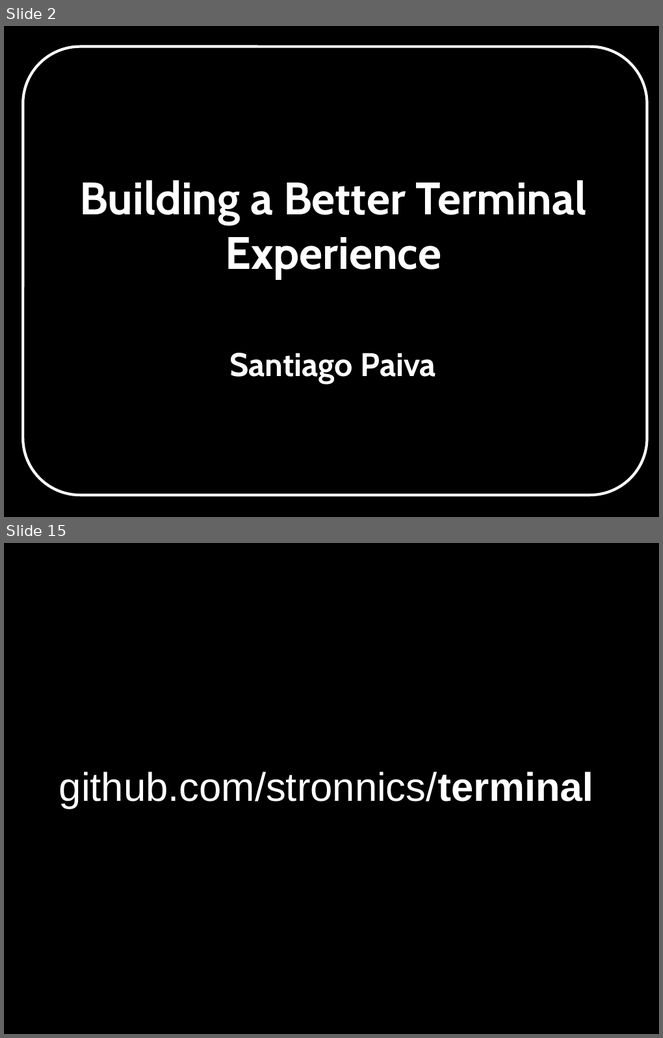
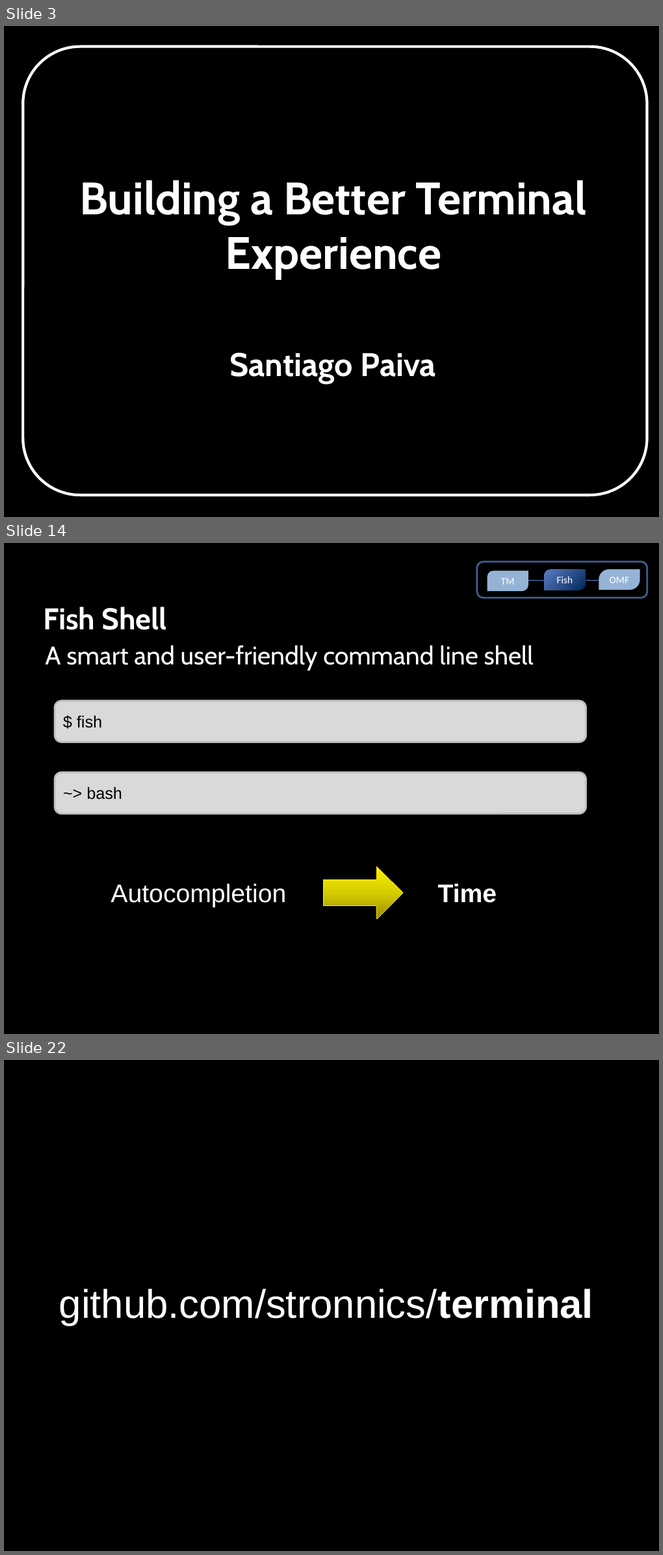
Before and after one commit to paiva/terminal, a slide deck: presentation/terminal.pptx. Shown one above the other, each under a label of ours: slides 2 and 15 before the commit, slides 3, 14 and 22 after it; the slides between them are not shown. The pictures are 663x1038 and 663x1555 pixels, drawn with LibreOffice and Linux fonts; fonts in the diff are those of the drawing. Boxes give left, top, right and bottom in pixels: in the first picture for what was removed or moved away, otherwise in the second. Text is boxed around its words. In the diff, an @@ line names an element or a change of style, - is before the commit and + after.

```diff
--- a/presentation/terminal.pptx
+++ b/presentation/terminal.pptx
@@ slide 14 added at bbox=[4, 543, 659, 1034], background #000000 @@
@@ rounded rectangle added at bbox=[477, 562, 648, 598], outline #3A5F8B 2.01 pt @@
@@ round diag rect added at bbox=[488, 570, 529, 591], fill #95B3D7, 11 pt, text #FFFFFF @@
+TM
@@ line added from (528, 580) to (545, 580), #4A7EBB 0.74 pt @@
@@ round diag rect added at bbox=[545, 570, 586, 590], fill gradient #5E7CC4 to #00295C, 11 pt, text #FFFFFF @@
+Fish
@@ line added from (586, 580) to (599, 580), #4A7EBB 0.74 pt @@
@@ round diag rect added at bbox=[599, 569, 640, 590], fill #95B3D7, 11 pt, text #FFFFFF @@
+OMF
@@ text added at bbox=[43, 607, 167, 630], 33 pt, text #FFFFFF, bold @@
+Fish Shell
@@ text added at bbox=[45, 645, 534, 671], 28 pt, text #FFFFFF @@
+A smart and user-friendly command line shell
@@ rounded rectangle added at bbox=[55, 701, 586, 742], fill #D9D9D9, outline #BFBFBF 2 pt, 18 pt, text #000000 @@
+$ fish
@@ rounded rectangle added at bbox=[55, 772, 586, 813], fill #D9D9D9, outline #BFBFBF 2 pt, 18 pt, text #000000 @@
+~> bash
@@ right arrow added at bbox=[324, 867, 403, 919], fill gradient #979000 to #D7CD00 to #FFF300, outline #FFEA00 0.75 pt @@
@@ text added at bbox=[111, 884, 286, 908], 28 pt, text #FFFFFF @@
+Autocompletion
@@ text added at bbox=[438, 884, 497, 903], 28 pt, text #FFFFFF, bold @@
+Time
@@ what was slide 2 is now slide 3 @@
@@ what was slide 15 is now slide 22 @@
```
Also in this commit, not shown: 5 slides changed, 9 other slides added, 3 slides removed.
